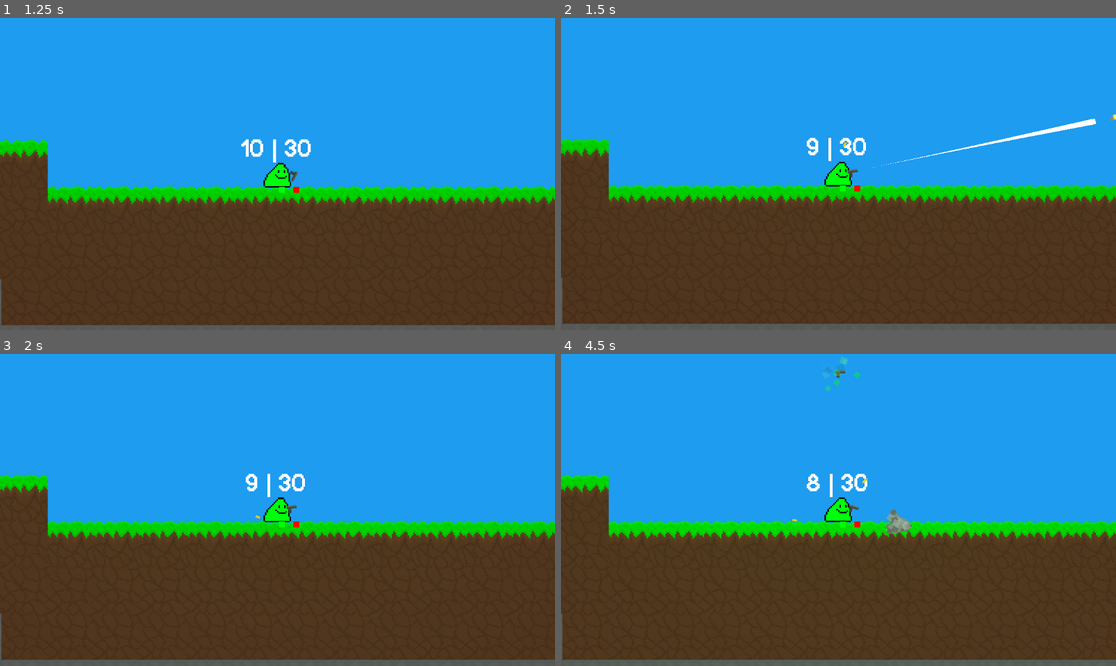
Above: before the commit, frames 1-4 (two rows, left to right).
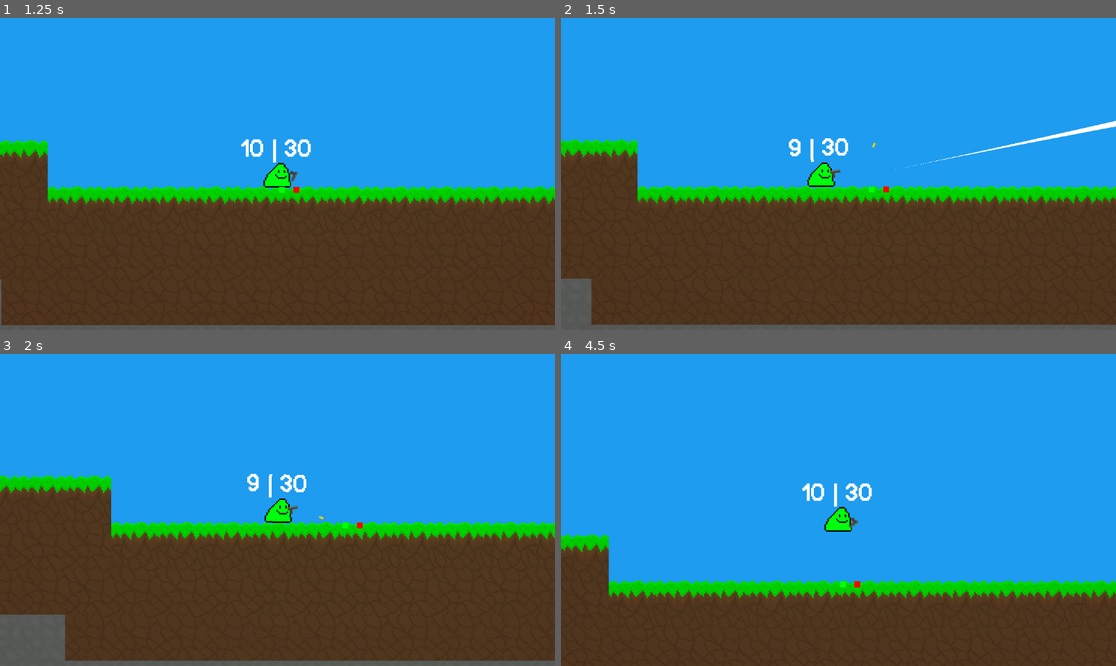
Above: after the commit, the same moments.

Repository: a0fefd/blobs-with-guns-remastered
Game: Godot game, scene res://scenes/levels/start_menu.tscn
The game is run twice, just before and just after one commit, with the same random seed, the same clock (stepped at 60 frames per second) and the same inputs.
Inputs (mouse positions are in pixels of both pictures, inside the frame that each line leads up to):
- Up to frame 1 (1.25 s): click "Play" at 0.5 s
- Up to frame 2 (1.5 s): move the mouse to (960, 158) at 1.27 s; press the mouse at (960, 158) at 1.28 s
- Up to frame 3 (2 s): no input
- Up to frame 4 (4.5 s): move the mouse to (727, 525) at 2.02 s; release the mouse at (727, 525) at 2.03 s; tap F (focus) at 2.1 s; move the mouse to (894, 441) at 2.77 s; tap Mouse wheel up (next_gun) at 2.85 s; tap Enter at 3.5 s; move the mouse to (810, 572) at 3.52 s; tap Mouse wheel down (prev_gun) at 3.6 s; tap Escape (temp_restart, bound only after the commit) at 4.25 s; move the mouse to (1005, 556) at 4.27 s; press the mouse at (1005, 556) at 4.28 s

Frame 1 is identical in both runs. In frame 2, 5.1% of the frame differs, in the area x 0-100%, y 30-99%; in frame 3, 5.8%; in frame 4, 26%, in the area x 0-100%, y 0-100%.

Commit message:
Quick restart and other adjustments

Diff:
--- a/project.godot
+++ b/project.godot
@@ -67,6 +67,11 @@
 "events": [Object(InputEventKey,"resource_local_to_scene":false,"resource_name":"","device":-1,"window_id":0,"alt_pressed":false,"shift_pressed":false,"ctrl_pressed":false,"meta_pressed":false,"pressed":false,"keycode":0,"physical_keycode":69,"key_label":0,"unicode":101,"echo":false,"script":null)
 ]
 }
+temp_restart={
+"deadzone": 0.5,
+"events": [Object(InputEventKey,"resource_local_to_scene":false,"resource_name":"","device":-1,"window_id":0,"alt_pressed":false,"shift_pressed":false,"ctrl_pressed":false,"meta_pressed":false,"pressed":false,"keycode":0,"physical_keycode":4194305,"key_label":0,"unicode":0,"echo":false,"script":null)
+]
+}
 
 [physics]
 
--- a/scenes/guns/variants/pistol.tscn
+++ b/scenes/guns/variants/pistol.tscn
@@ -3,4 +3,3 @@
 [ext_resource type="PackedScene" uid="uid://n1eghj4te88a" path="res://scenes/guns/gun.tscn" id="1_8mlyg"]
 
 [node name="Pistol" instance=ExtResource("1_8mlyg")]
-recoil = 0
--- a/scripts/blob/enemy_blob.gd
+++ b/scripts/blob/enemy_blob.gd
@@ -59,7 +59,6 @@
 				$ReactionTime.start()
 		raycast.set_target_position(player.global_position - self.global_position)
 		raycast.force_raycast_update()
-		print(raycast.get_collider().name) if raycast.is_colliding() else null
 		if raycast.is_colliding() and raycast.get_collider().name == "Player":
 			has_line_of_sight = true
 
--- a/scripts/blob/player.gd
+++ b/scripts/blob/player.gd
@@ -78,6 +78,9 @@
 			if inv_selected_gun == -1: inv_selected_gun = 5
 			if equip_gun(inv_selected_gun): radial_inventory.hide()
 
+	if Input.is_action_just_pressed("temp_restart"):
+		get_tree().reload_current_scene()
+
 
 func add_gun(gun_to_add):
 	if guns.size() <= 6:
--- a/scripts/gun/gun.gd
+++ b/scripts/gun/gun.gd
@@ -46,7 +46,7 @@
 	ammo_in_mag = mag_size
 
 
-func _process(delta):
+func _process(_delta):
 	shotgun_check = true if name == "Shotgun" else false
 
 	player_pos = world.find_child("Player").global_position
